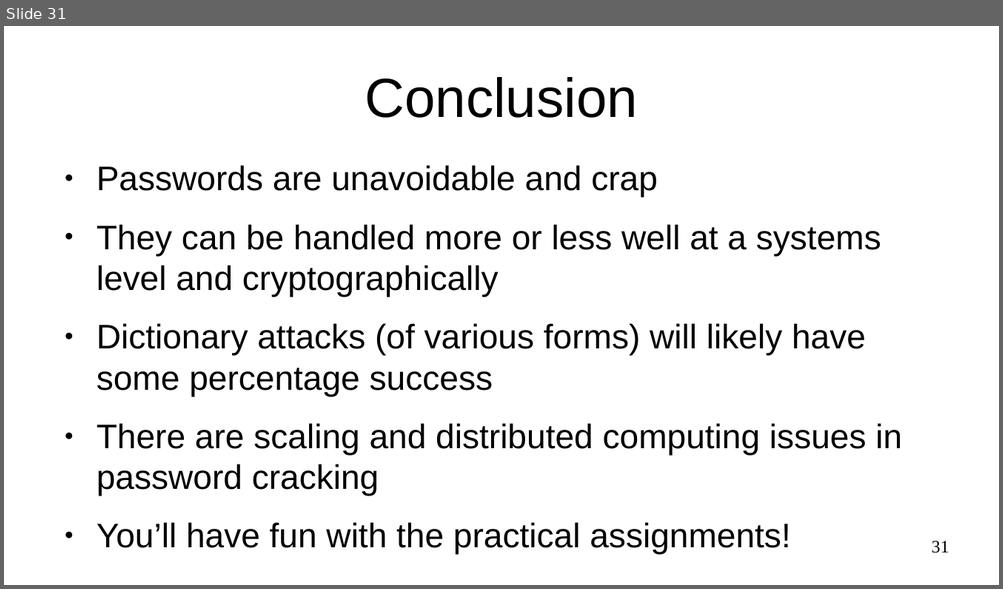
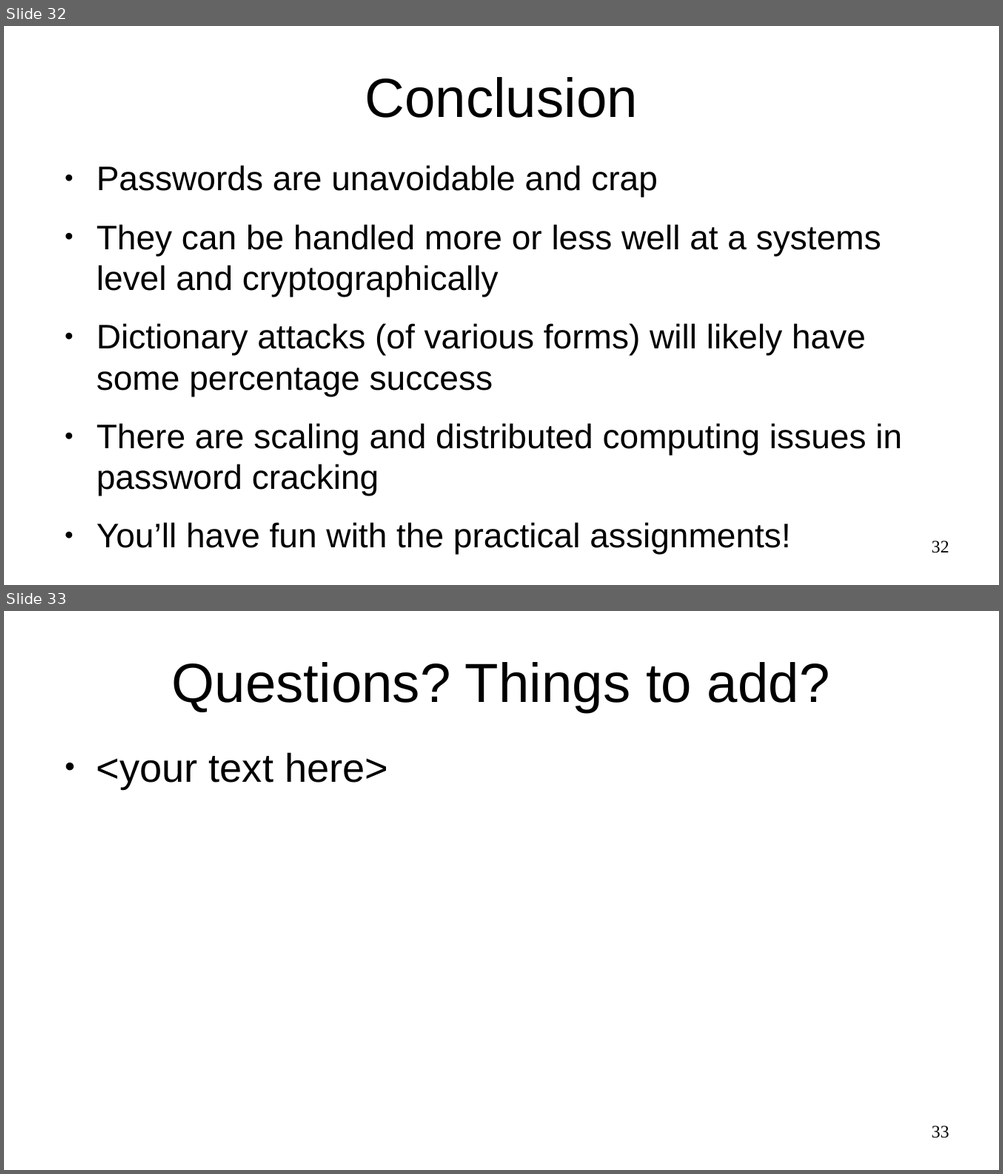
Before and after one commit to sftcd/cs7ns1, a slide deck: about-passwords.odp. Shown one above the other, each under a label of ours: slide 31 before the commit, slides 32 and 33 after it. The pictures are 1003x589 and 1003x1174 pixels, drawn with LibreOffice and Linux fonts; fonts in the diff are those of the drawing. Boxes give left, top, right and bottom in pixels: in the first picture for what was removed or moved away, otherwise in the second. Text is boxed around its words. In the diff, an @@ line names an element or a change of style, - is before the commit and + after.

```diff
--- a/about-passwords.odp
+++ b/about-passwords.odp
@@ slide 33 added at (x1=4, y1=611, x2=999, y2=1170), background #FFFFFF @@
@@ title added at (x1=172, y1=662, x2=830, y2=712), 44 pt, text #000000 @@
+Questions? Things to add?
@@ text added at (x1=96, y1=752, x2=388, y2=789), 32 pt, text #000000 @@
+● <your text here>
@@ page number added at (x1=931, y1=1126, x2=949, y2=1139), 14 pt, text #000000 @@
+33
@@ what was slide 31 is now slide 32 @@
@@ page number at (x1=931, y1=541, x2=949, y2=554): text changed @@
-31
+32
```
Also in this commit, not shown: 11 slides changed, 1 other slide added, 1 other file.
